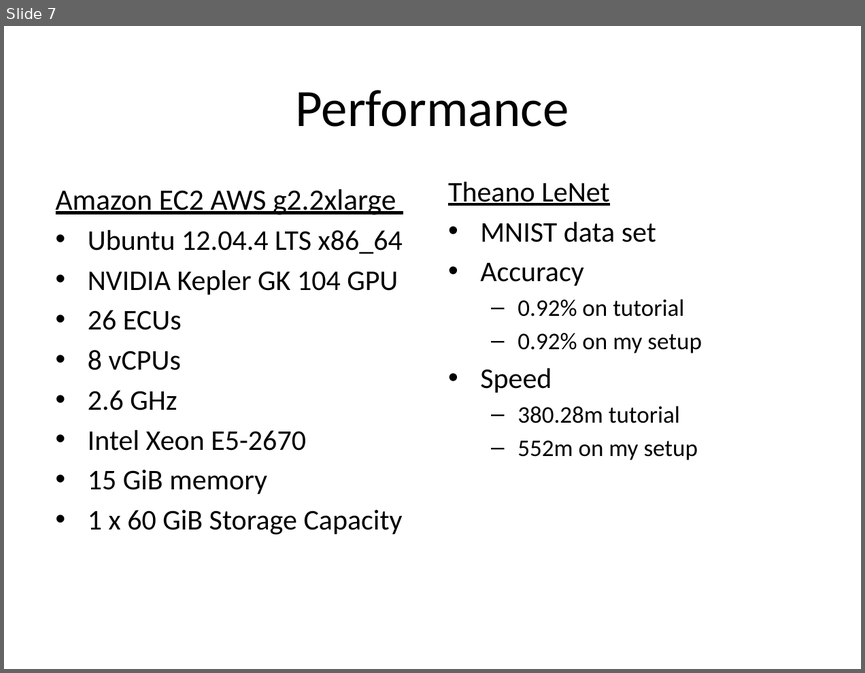
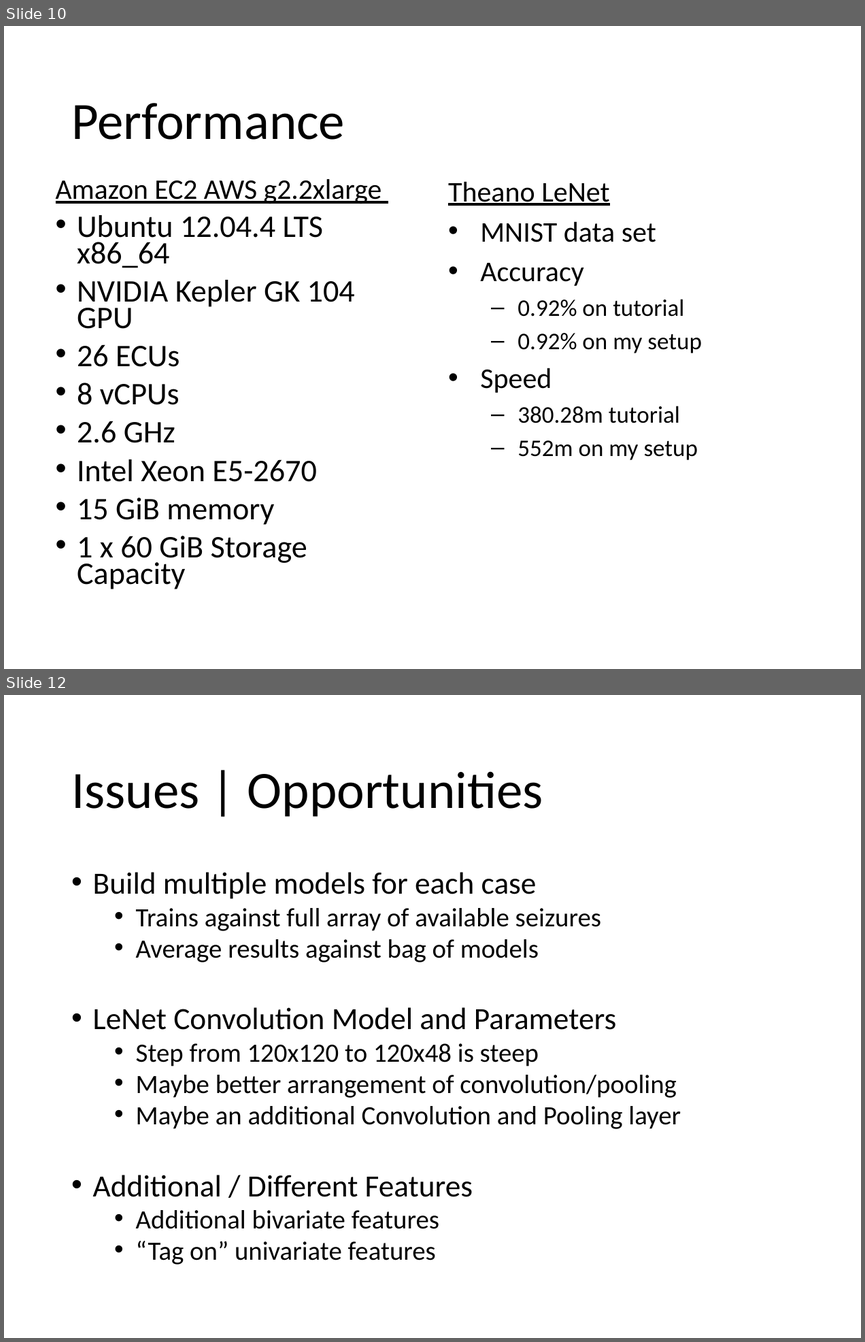
Before and after one commit to rbroberg/uccs.edu, a slide deck: cs5870/project/LeNet5 EEG.pptx. Shown one above the other, each under a label of ours: slide 7 before the commit, slides 10 and 12 after it; the slides between them are not shown. The pictures are 865x673 and 865x1342 pixels, drawn with LibreOffice and Linux fonts; fonts in the diff are those of the drawing. Boxes give left, top, right and bottom in pixels: in the first picture for what was removed or moved away, otherwise in the second. Text is boxed around its words. In the diff, an @@ line names an element or a change of style, - is before the commit and + after.

```diff
--- a/cs5870/project/LeNet5 EEG.pptx
+++ b/cs5870/project/LeNet5 EEG.pptx
@@ slide 12 added at [4, 695, 861, 1338], background #FFFFFF @@
@@ title added at [71, 771, 543, 817], 44 pt, text #000000 @@
+Issues | Opportunities
@@ text added at [93, 872, 681, 1264], 22.2 pt, text #000000 @@
+• Build multiple models for each case
+  • Trains against full array of available seizures
+  • Average results against bag of models
+• LeNet Convolution Model and Parameters
+  • Step from 120x120 to 120x48 is steep
+  • Maybe better arrangement of convolution/pooling
+  • Maybe an additional Convolution and Pooling layer
+• Additional / Different Features
+  • Additional bivariate features
+  • “Tag on” univariate features
@@ what was slide 7 is now slide 10 @@
@@ slide 10 changed as well @@
@@ title "Performance": place and size @@
-title "Performance" at [296, 90, 569, 127]
+title "Performance" at [71, 103, 345, 140]
@@ title "Performance" at [71, 103, 345, 140]: alignment centre to left; line spacing 1 to 0.9 @@
@@ text "Amazon EC2 AWS g2.2xlarge" at [56, 179, 382, 589]: size 24.8 to 23.8 pt in "Amazon EC2 AWS g2.2xlarge"; size 24 to 26.4 pt in "Ubuntu 12.04.4 LTS x86_64", "NVIDIA Kepler GK 104 GPU", "26 ECUs", "8 vCPUs" and 4 more places; line spacing 1 to 0.7; more space between paragraphs; indent changed @@
```
Also in this commit, not shown: 4 other slides changed, 6 other slides added, 4 slides removed.
